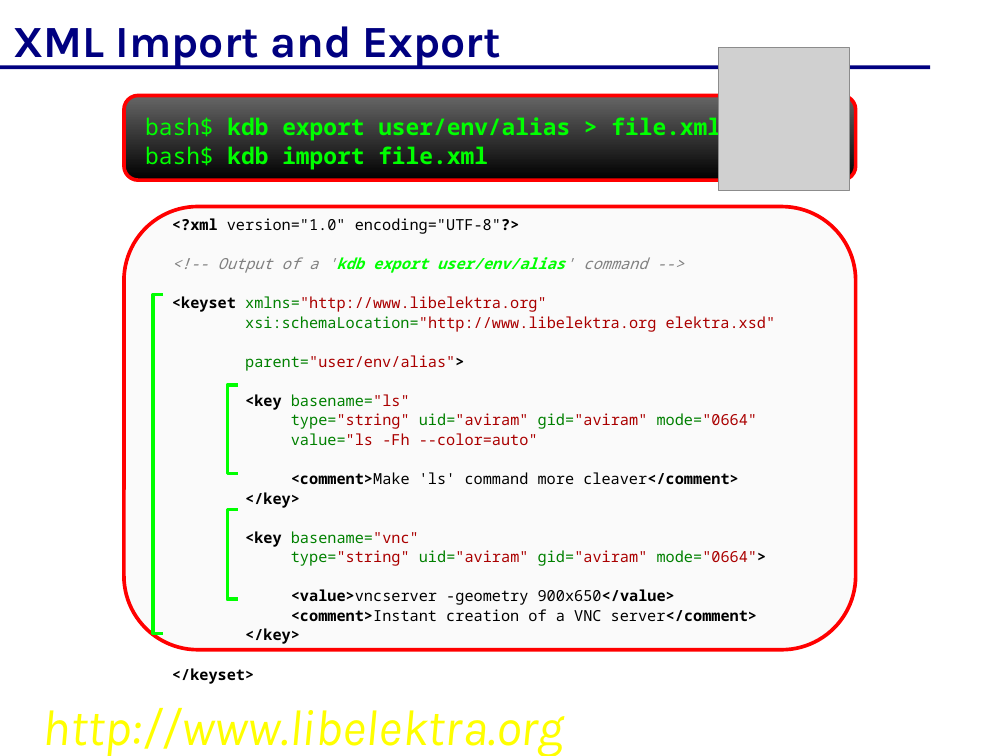
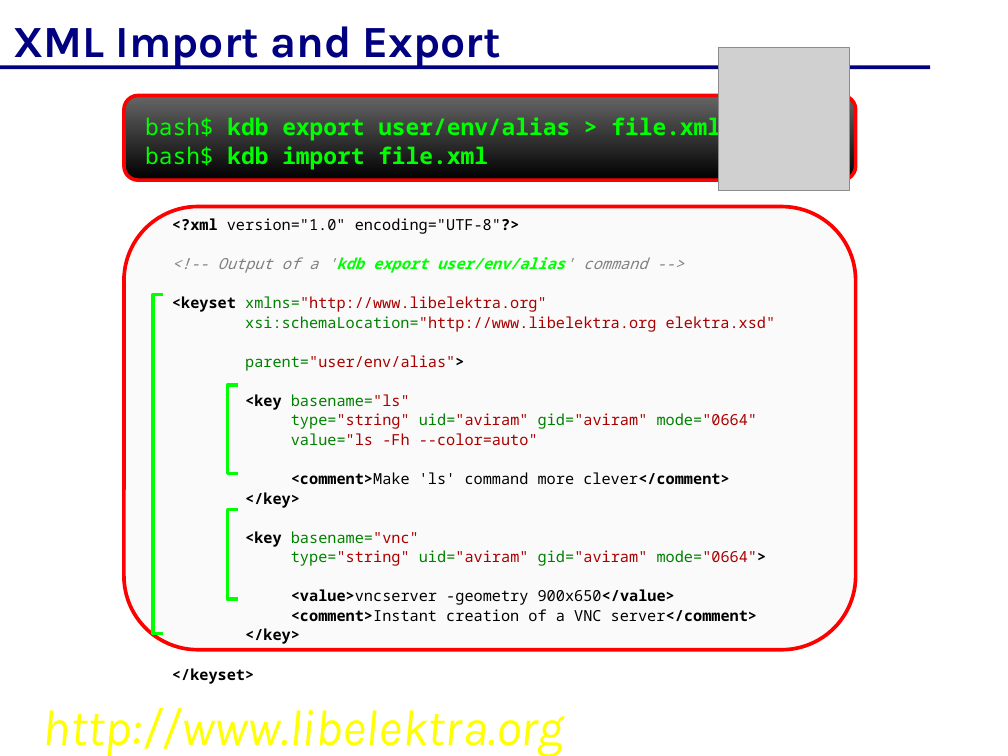
Before and after one commit to ElektraInitiative/libelektra, a slide deck: slide 25 of doc/elektra-de.odp. Drawn at 1008x756 pixels with LibreOffice and Linux fonts; fonts in the diff are those of the drawing; grey boxes stand for pictures; background and template pictures are left out. Boxes give left, top, right and bottom in pixels: in the first picture for what was removed or moved away, otherwise in the second. Text is boxed around its words. In the diff, an @@ line names an element or a change of style, - is before the commit and + after.

```diff
--- a/doc/elektra-de.odp
+++ b/doc/elektra-de.odp
@@ text at [291,472,729,484]: text changed @@
-<comment>Make 'ls' command more cleaver</comment>
+<comment>Make 'ls' command more clever</comment>
```
Also in this commit, not shown: 1 other slide changed, 1 slide added, 3 other files.
